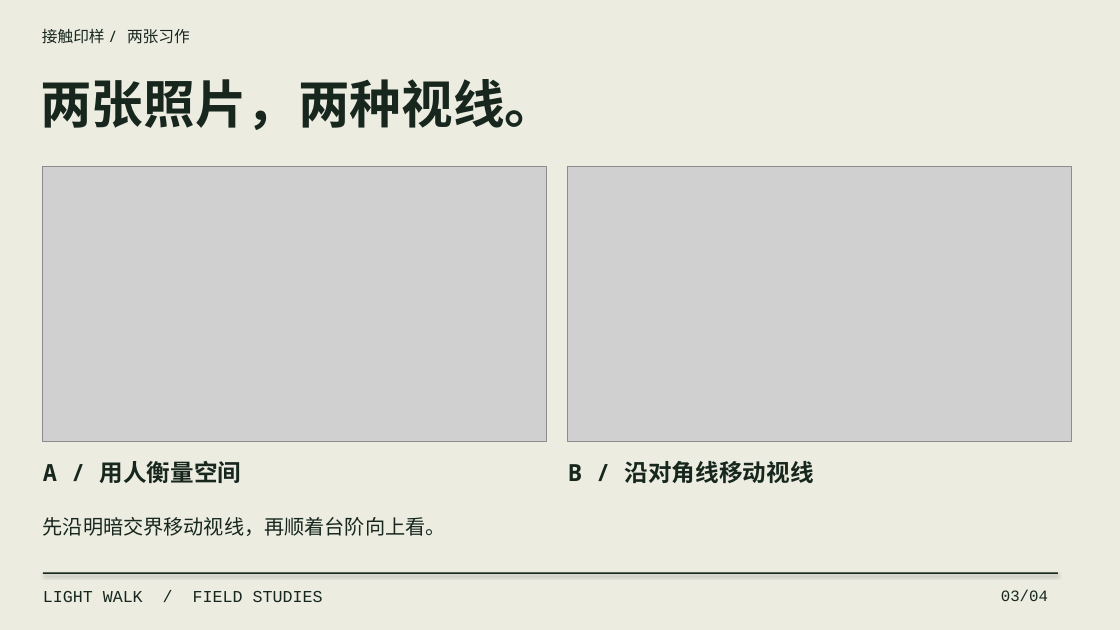
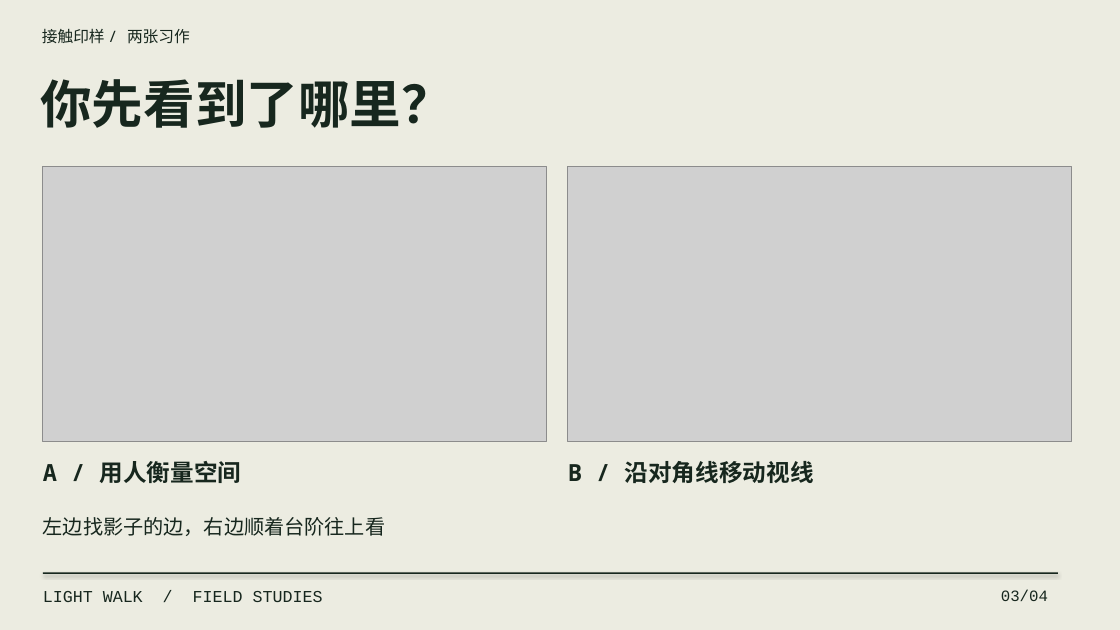
Before and after one commit to joeymilano/joey-design, a slide deck: slide 3 of docs/lightwalk-deck-zh.pptx. Drawn at 1120x630 pixels with LibreOffice and Linux fonts; fonts in the diff are those of the drawing; grey boxes stand for pictures. Boxes give left, top, right and bottom in pixels: in the first picture for what was removed or moved away, otherwise in the second. Text is boxed around its words. In the diff, an @@ line names an element or a change of style, - is before the commit and + after.

```diff
--- a/docs/lightwalk-deck-zh.pptx
+++ b/docs/lightwalk-deck-zh.pptx
@@ text at box(40, 79, 453, 128): text changed @@
-两张照片，两种视线。
+你先看到了哪里？
@@ text at box(43, 517, 385, 536): text changed @@
-先沿明暗交界移动视线，再顺着台阶向上看。
+左边找影子的边，右边顺着台阶往上看
```
Also in this commit, not shown: 3 other slides changed, 23 other files.
